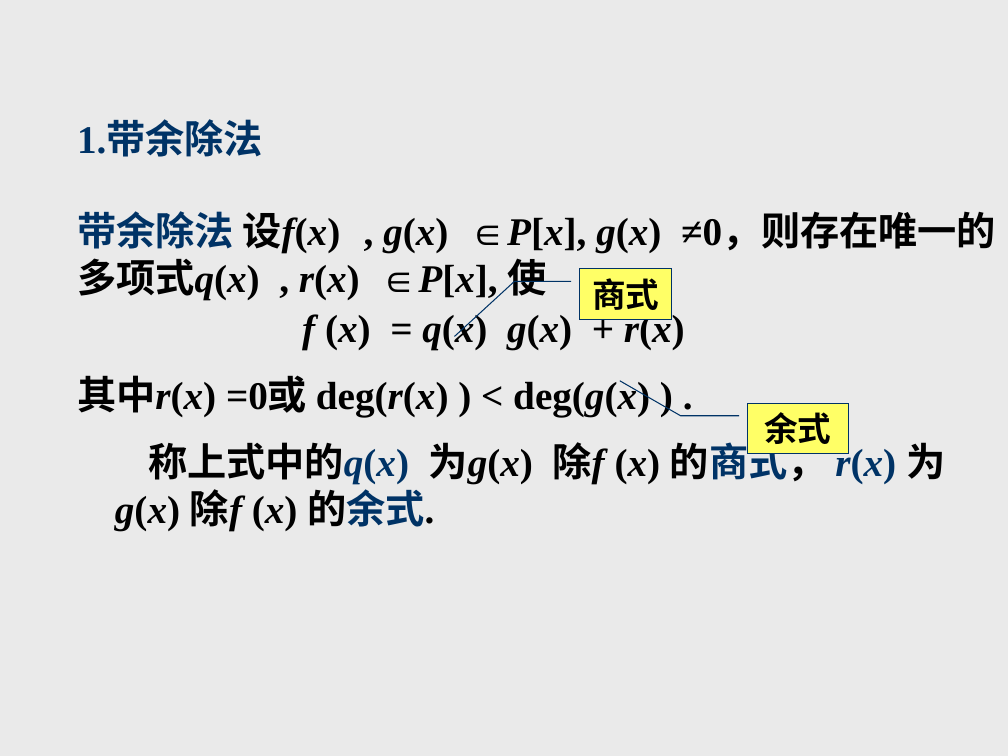
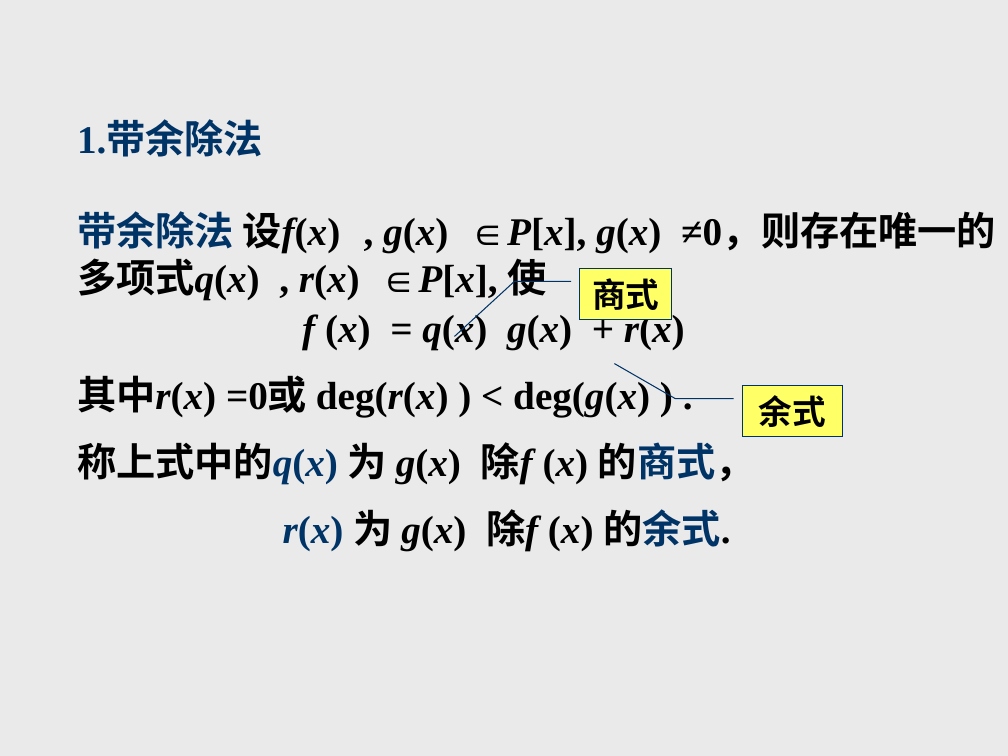
Before and after one commit to zhangbiaomath/zhangbiaomath.github.io, a slide deck: slide 16 of teaching/高等代数/课件/第1章-多项式.pptx. Drawn at 1008x756 pixels with LibreOffice and Linux fonts; fonts in the diff are those of the drawing. Boxes give left, top, right and bottom in pixels: in the first picture for what was removed or moved away, otherwise in the second. Text is boxed around its words. In the diff, an @@ line names an element or a change of style, - is before the commit and + after.

```diff
--- a/teaching/高等代数/课件/第1章-多项式.pptx
+++ b/teaching/高等代数/课件/第1章-多项式.pptx
@@ border callout "余式" moved from (x1=748, y1=403, x2=849, y2=454) to (x1=742, y1=386, x2=843, y2=436) @@
@@ text at (x1=77, y1=436, x2=755, y2=552): text changed @@
-称上式中的q(x) 为g(x) 除f (x) 的商式， r(x) 为g(x) 除f (x) 的余式.
+称上式中的q(x) 为 g(x) 除f (x) 的商式，
+r(x) 为 g(x) 除f (x) 的余式.
```
Also in this commit, not shown: 2 other slides changed, 1 other file.
